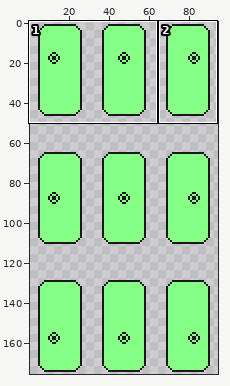
File history of a pixel-art file, assets/actor/player/aseprite/player.aseprite. Above: a wide view before the commit, with the close-up outlined.
Close-up. First the earlier version:
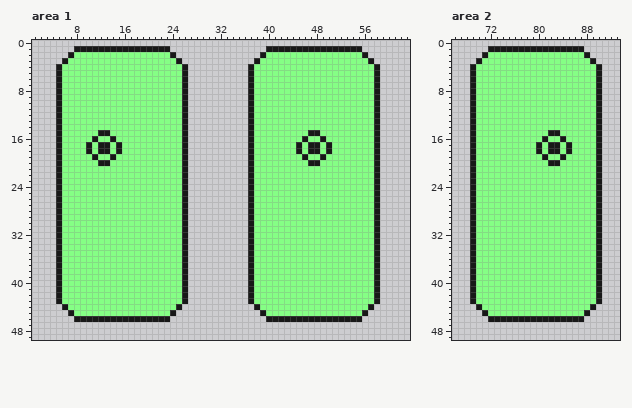
96x176 pixels, 1 frame. Shown: area 1: x 1..63, y 0..49; area 2: x 66..93, y 0..49. The wide view leaves out empty margins. The commit also changed other parts of the picture, which this record leaves out.
The same view after the edit:
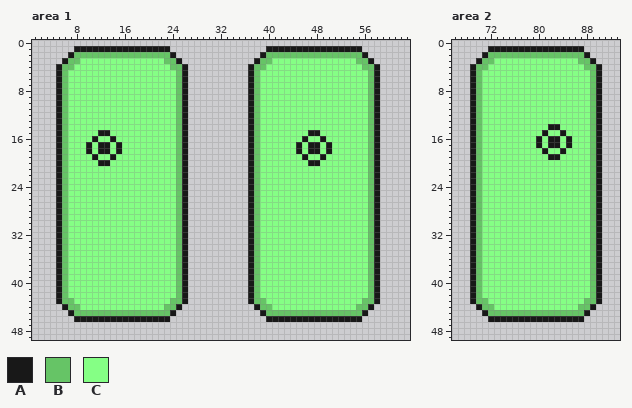
Palette (. is transparent): A #181818  B #66c466  C #85ff85
The edit:
Changed rows in their new state; - is an unchanged pixel.
Area 1:
first column x 6:
 2 --BBBBBBBBBBBBBBBB----------------BBBBBBBBBBBBBBBB--
 3 -BB--------------BB--------------BB--------------BB-
 4 BB----------------BB------------BB----------------BB
 5 B------------------B------------B------------------B
 6 B------------------B------------B------------------B
 7 B------------------B------------B------------------B
 8 B------------------B------------B------------------B
 9 B------------------B------------B------------------B
10 B------------------B------------B------------------B
11 B------------------B------------B------------------B
12 B------------------B------------B------------------B
13 B------------------B------------B------------------B
14 B------------------B------------B------------------B
15 B------------------B------------B------------------B
16 B------------------B------------B------------------B
17 B------------------B------------B------------------B
18 B------------------B------------B------------------B
19 B------------------B------------B------------------B
20 B------------------B------------B------------------B
21 B------------------B------------B------------------B
22 B------------------B------------B------------------B
23 B------------------B------------B------------------B
24 B------------------B------------B------------------B
25 B------------------B------------B------------------B
26 B------------------B------------B------------------B
27 B------------------B------------B------------------B
28 B------------------B------------B------------------B
29 B------------------B------------B------------------B
30 B------------------B------------B------------------B
31 B------------------B------------B------------------B
32 B------------------B------------B------------------B
33 B------------------B------------B------------------B
34 B------------------B------------B------------------B
35 B------------------B------------B------------------B
36 B------------------B------------B------------------B
37 B------------------B------------B------------------B
38 B------------------B------------B------------------B
39 B------------------B------------B------------------B
40 B------------------B------------B------------------B
41 B------------------B------------B------------------B
42 B------------------B------------B------------------B
43 BB----------------BB------------BB----------------BB
44 -BB--------------BB--------------BB--------------BB-
45 --BBBBBBBBBBBBBBBB----------------BBBBBBBBBBBBBBBB--
Area 2:
first column x 70:
 2 --BBBBBBBBBBBBBBBB--
 3 -BB--------------BB-
 4 BB----------------BB
 5 B------------------B
 6 B------------------B
 7 B------------------B
 8 B------------------B
 9 B------------------B
10 B------------------B
11 B------------------B
12 B------------------B
13 B------------------B
14 B-----------AA-----B
15 B----------ACCA----B
16 B---------ACAACA---B
17 B------------------B
18 B---------CACCAC---B
19 B----------CAAC----B
20 B-----------CC-----B
21 B------------------B
22 B------------------B
23 B------------------B
24 B------------------B
25 B------------------B
26 B------------------B
27 B------------------B
28 B------------------B
29 B------------------B
30 B------------------B
31 B------------------B
32 B------------------B
33 B------------------B
34 B------------------B
35 B------------------B
36 B------------------B
37 B------------------B
38 B------------------B
39 B------------------B
40 B------------------B
41 B------------------B
42 B------------------B
43 BB----------------BB
44 -BB--------------BB-
45 --BBBBBBBBBBBBBBBB--
Boxes around the changes in both close-ups, in picture pixels (x1, y1, x2, y2):
changed: (62, 52, 182, 316)
changed: (254, 52, 374, 316)
changed: (476, 52, 596, 316)
